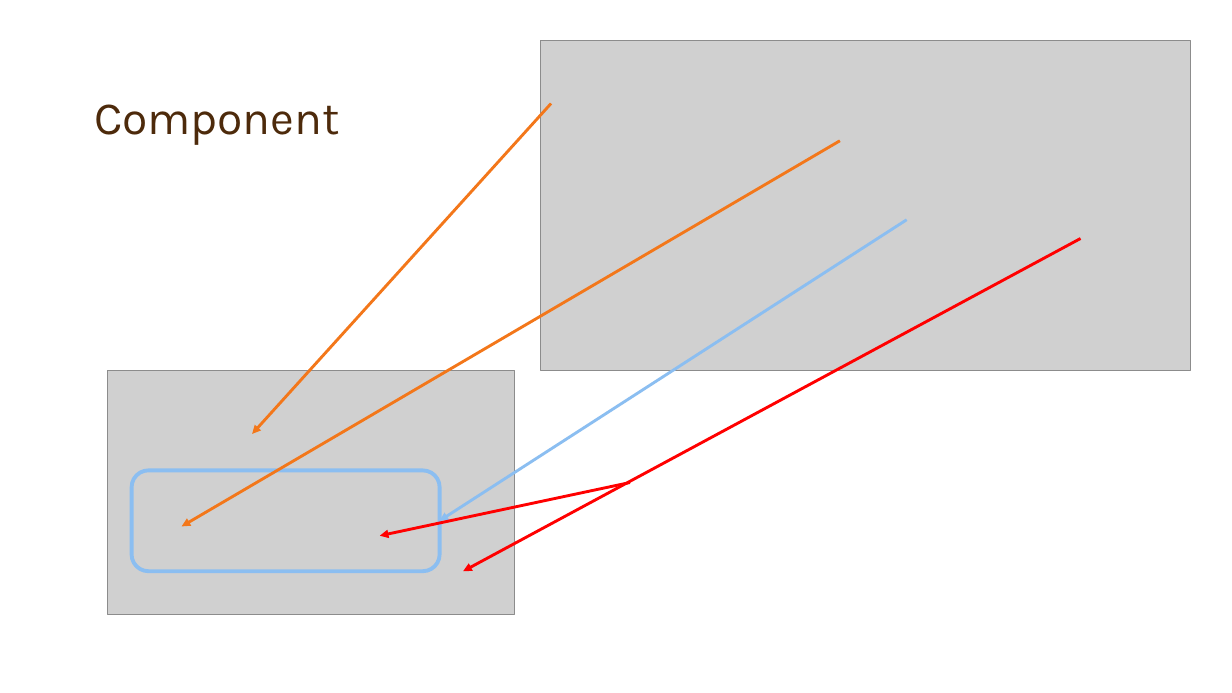
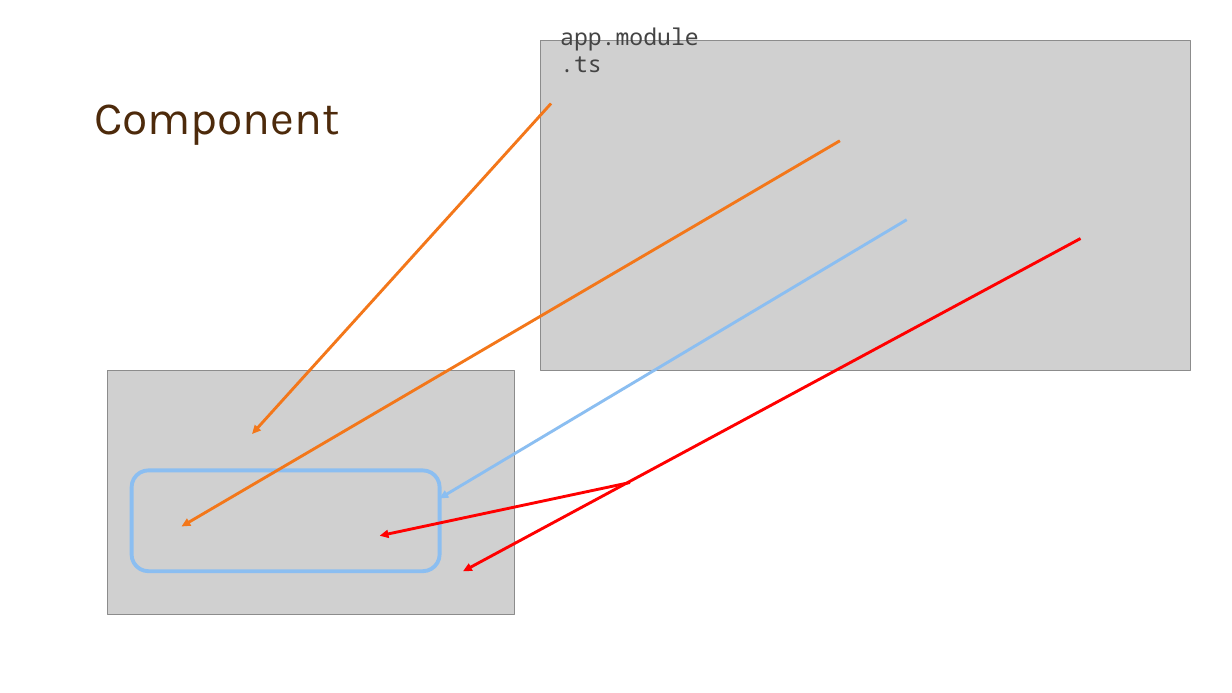
Before and after one commit to nuenook/BasicAngular, a slide deck: slide 8 of Basic Angular.pptx. Drawn at 1232x693 pixels with LibreOffice and Linux fonts; fonts in the diff are those of the drawing; grey boxes stand for pictures; background and template pictures are left out. Boxes give left, top, right and bottom in pixels: in the first picture for what was removed or moved away, otherwise in the second. Text is boxed around its words. In the diff, an @@ line names an element or a change of style, - is before the commit and + after.

```diff
--- a/Basic Angular.pptx
+++ b/Basic Angular.pptx
@@ text added at bbox=[560, 27, 699, 72], 18 pt, text #444444 @@
+app.module.ts
@@ arrow moved from (907, 220) - (440, 521) to (907, 220) - (440, 498) @@
```
Also in this commit, not shown: 1 other slide changed, 1 slide added.
